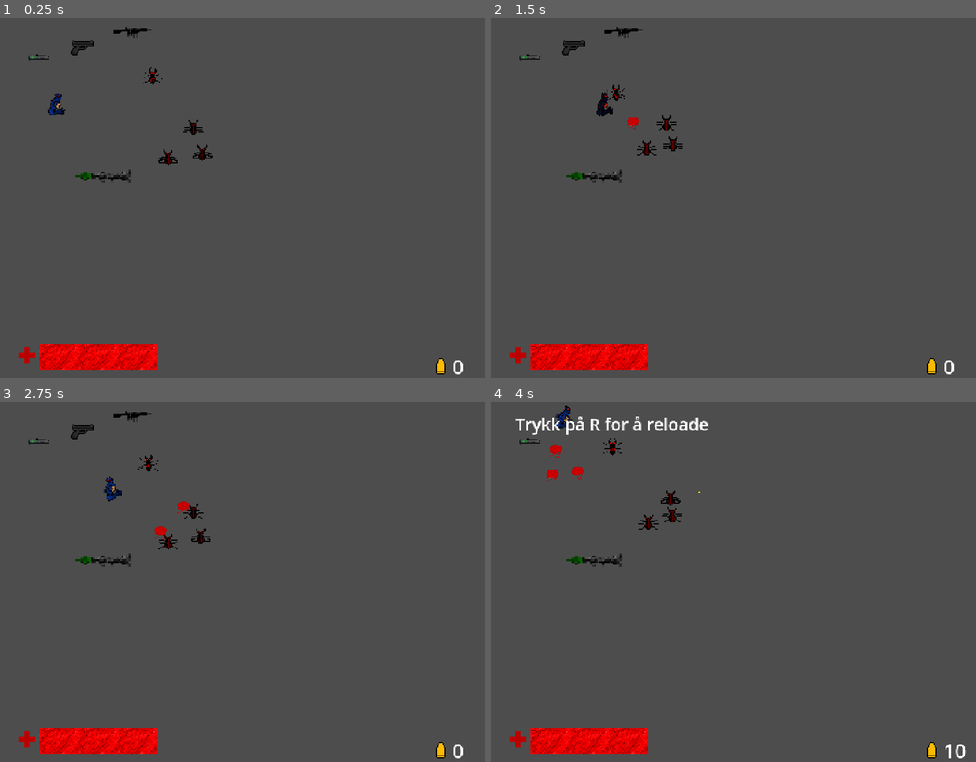
Above: before the commit, frames 1-4 (two rows, left to right).
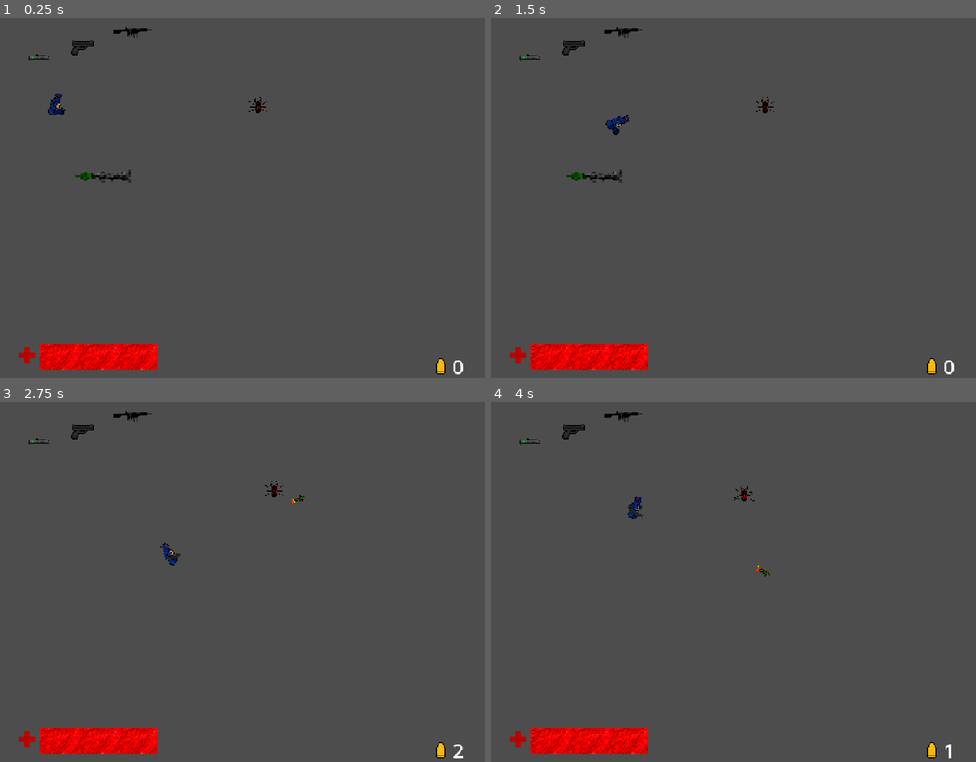
Above: after the commit, the same moments.

Repository: vladydad/Invasion_godot
Game: Godot game, scene res://NPC/NPC.tscn
Two runs of this game, one before a commit and one after it. Both use one fixed random seed, a clock stepped at 60 frames per second and the inputs below. This scene is started directly instead of the project's main scene.
Inputs (mouse positions are in pixels of both pictures, inside the frame that each line leads up to):
- Up to frame 1 (0.25 s): no input
- Up to frame 2 (1.5 s): tap Enter at 0.5 s; move the mouse to (840, 180) at 0.52 s; press the mouse at (840, 180) at 0.53 s; hold Right (ui_right) 0.53-1.28 s; move the mouse to (636, 216) at 1.27 s; release the mouse at (636, 216) at 1.28 s; hold Down (ui_down) from 1.28 s (still down); tap V (Silencer) at 1.35 s
- Up to frame 3 (2.75 s): move the mouse to (291, 502) at 2.02 s; release Down (ui_down) at 2.03 s; press the mouse at (291, 502) at 2.03 s; hold Right (ui_right) from 2.03 s (still down)
- Up to frame 4 (4 s): move the mouse to (709, 654) at 2.77 s; release Right (ui_right) at 2.78 s; release the mouse at (709, 654) at 2.78 s; hold Up (ui_up) 2.78-3.53 s; tap V (Silencer) at 2.85 s; click (709, 654) at 2.92 s; move the mouse to (879, 636) at 3.52 s; press the mouse at (879, 636) at 3.53 s; hold Left (ui_left) from 3.53 s (still down)

The runs differ from the first frame. In frame 1, 0.3% of the frame differs, in the area x 29-55%, y 13-41%; in frame 2, 0.6%; in frame 3, 0.9%; in frame 4, 1.7%, in the area x 5-98%, y 1-99%.

Commit message:
aaa

Diff:
--- a/invasion/NPC/NPC.tscn
+++ b/invasion/NPC/NPC.tscn
@@ -12,7 +12,6 @@
 [ext_resource type="Texture2D" uid="uid://cdgexn1vldece" path="res://blood overlay.png" id="11_gq5ia"]
 [ext_resource type="Texture2D" uid="uid://6oslvcjutjv6" path="res://icons/bullet.png" id="12_n228h"]
 [ext_resource type="PackedScene" uid="uid://dndv3aehmsx5r" path="res://NPC/enemy.tscn" id="13_joafi"]
-[ext_resource type="PackedScene" uid="uid://b5us6ysl6qk3v" path="res://enemy_2.tscn" id="13_qkjqd"]
 
 [sub_resource type="AtlasTexture" id="AtlasTexture_5j5gb"]
 atlas = ExtResource("10_6gnap")
@@ -74,11 +73,8 @@
 
 [node name="Node" type="Node" unique_id=1893796967]
 
-[node name="enemy2" parent="." unique_id=1029917588 instance=ExtResource("13_qkjqd")]
-position = Vector2(572, 329)
-
 [node name="NPC1" parent="." unique_id=1095723568 instance=ExtResource("13_joafi")]
-position = Vector2(454, 175)
+position = Vector2(754, 261)
 
 [node name="Area2D4" parent="." unique_id=256471275 instance=ExtResource("6_wke4b")]
 position = Vector2(306, 485)
@@ -155,9 +151,3 @@
 text = "OMRÅDE
 KLART"
 horizontal_alignment = 1
-
-[node name="enemy3" parent="." unique_id=1086051982 instance=ExtResource("13_qkjqd")]
-position = Vector2(599, 405)
-
-[node name="enemy4" parent="." unique_id=234720747 instance=ExtResource("13_qkjqd")]
-position = Vector2(497, 418)
--- a/invasion/NPC/SCRIPT/MAIN_NPC.gd
+++ b/invasion/NPC/SCRIPT/MAIN_NPC.gd
@@ -2,17 +2,19 @@
 
 @export var speed: float = 50.0
 @export var chase_speed: float = 90.0
-@export var sight_range: float = 350.0
+@export var sight_range: float = 350.0     # с какого расстояния видит игрока
 @export var attack_range: float = 40.0
 @export var attack_cooldown: float = 1.0
 @export var reaction_time: float = 0.4
 @export var sprite_faces_right: bool = true
+@export var patrol_radius: float = 60.0    # как далеко от стартовой точки NPC гуляет сам
 
 @onready var anim = $AnimatedSprite2D
 
 var direction = Vector2.RIGHT
 var stopped = false
 var is_dead = false
+var home_position = Vector2.ZERO
 
 var player = null
 var noticed = false
@@ -24,6 +26,8 @@
 
 
 func _ready():
+	add_to_group("enemy")
+	home_position = global_position   # запоминаем, где NPC стоял в начале
 	random_walk()
 
 
@@ -66,7 +70,12 @@
 			velocity = (last_seen_pos - global_position).normalized() * chase_speed
 		else:
 			has_last_seen = false
-			if stopped:
+			var to_home = home_position - global_position
+			if to_home.length() > patrol_radius:
+				# ушёл слишком далеко -> возвращается к стартовой точке
+				velocity = to_home.normalized() * speed
+				face(to_home.x)
+			elif stopped:
 				velocity = Vector2.ZERO
 			else:
 				velocity = direction * speed
@@ -147,12 +156,13 @@
 		return
 	is_dead = true
 	velocity = Vector2.ZERO
+	remove_from_group("enemy")
 	anim.play("DEAD")
 	for shape in find_children("*", "CollisionShape2D", true, false):
 		shape.set_deferred("disabled", true)
 
 
-
+# заглушки, чтобы сигналы из сцены не давали ошибок
 func _on_detection_area_body_entered(_body):
 	pass
 
